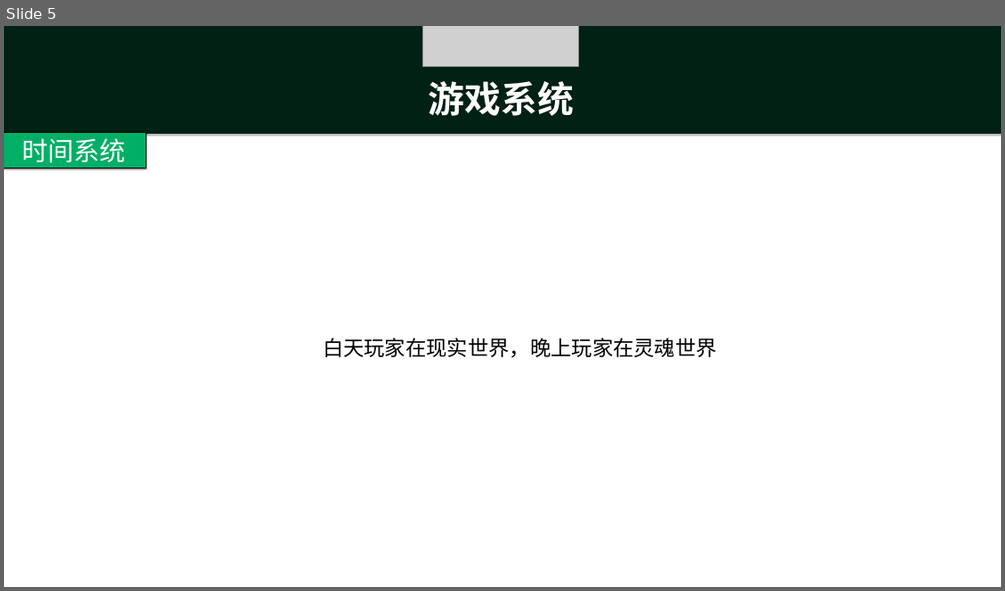
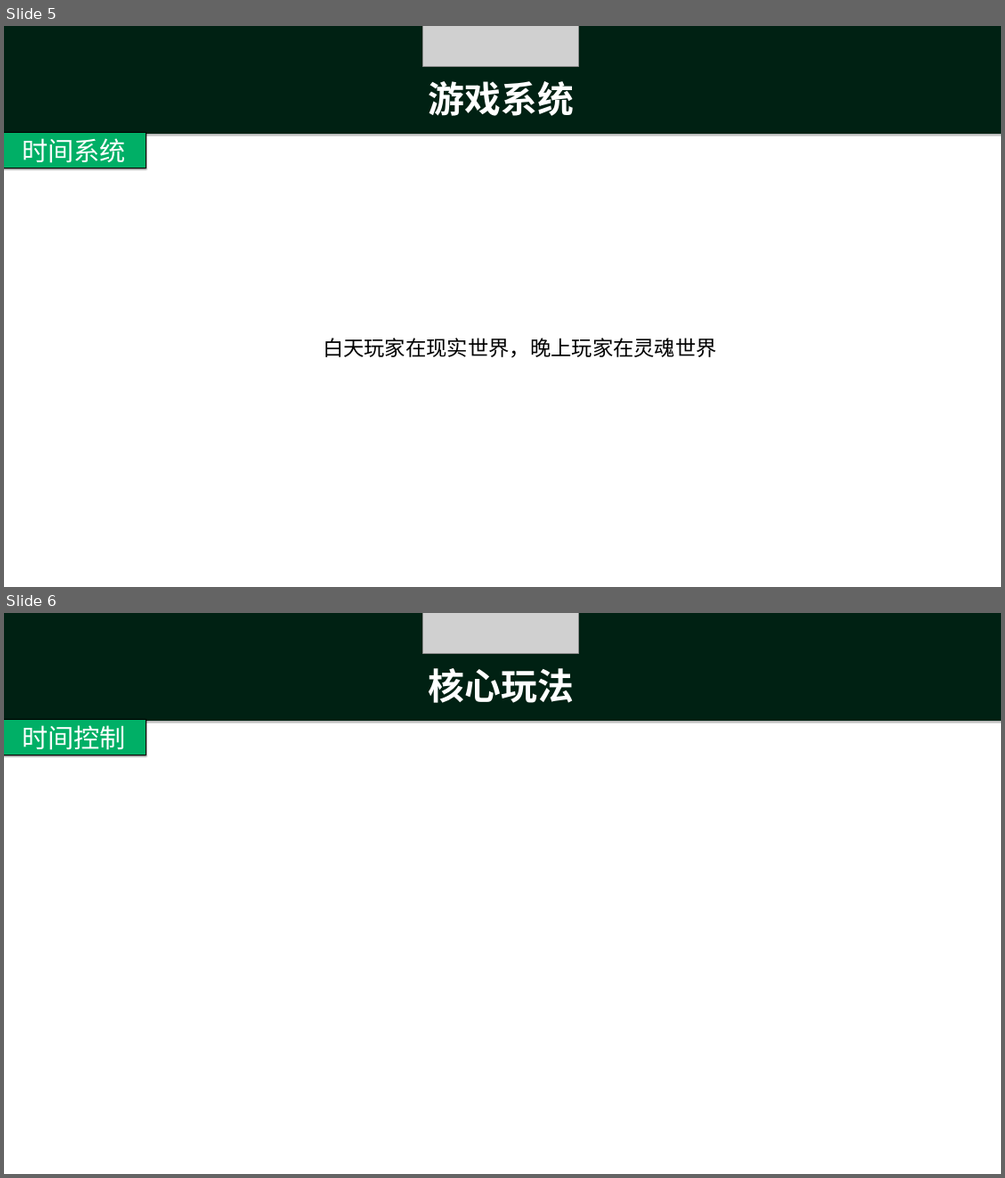
Before and after one commit to ThreePeopleGame/Death, a slide deck: Share/灵魂世界.pptx. Shown one above the other, each under a label of ours: slide 5 before the commit, slides 5 and 6 after it. The pictures are 1005x591 and 1005x1178 pixels, drawn with LibreOffice and Linux fonts; fonts in the diff are those of the drawing; grey boxes stand for pictures. Boxes give left, top, right and bottom in pixels: in the first picture for what was removed or moved away, otherwise in the second. Text is boxed around its words. In the diff, an @@ line names an element or a change of style, - is before the commit and + after.

```diff
--- a/Share/灵魂世界.pptx
+++ b/Share/灵魂世界.pptx
@@ slide 6 added at [4, 613, 1001, 1174], background #FFFFFF @@
@@ rectangle added at [4, 613, 1001, 721], fill #00AE66 @@
@@ rectangle added at [4, 613, 1001, 721], fill #000000 at 70% opacity @@
@@ picture added at [422, 613, 578, 653] @@
@@ text added at [429, 668, 574, 703], 70 pt, text #FFFFFF, bold @@
+核心玩法
@@ rectangle added at [4, 719, 146, 755], fill #00AF66, outline #000000 1 pt, 50 pt, text #FFFFFF @@
+时间控制
```
Also in this commit, not shown: 1 other file.
